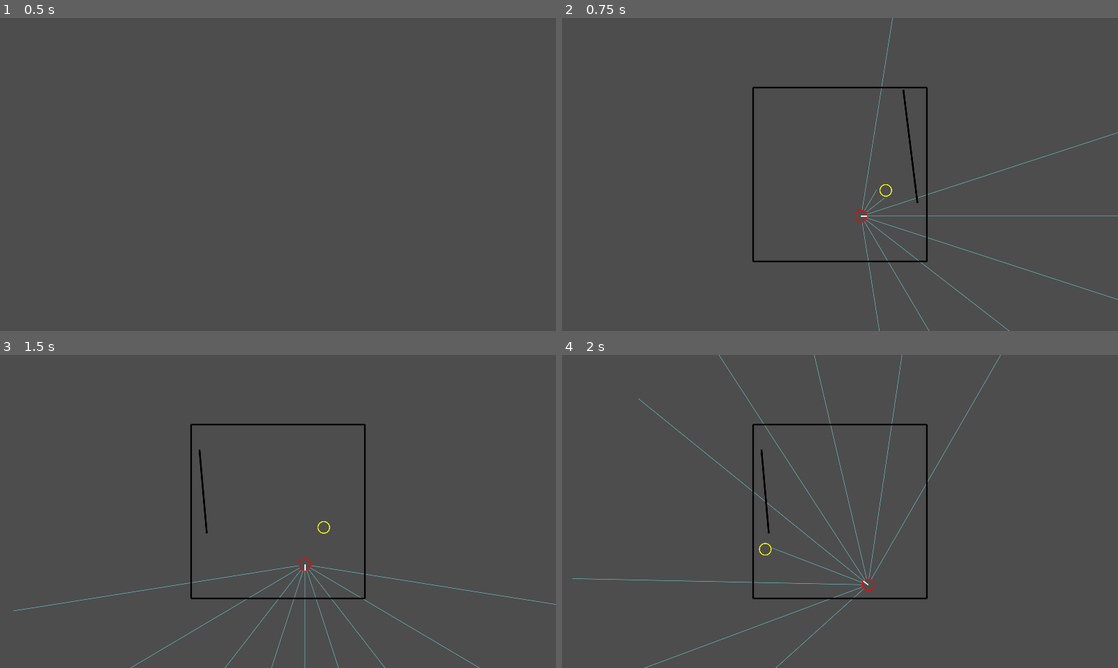
Above: before the commit, frames 1-4 (two rows, left to right).
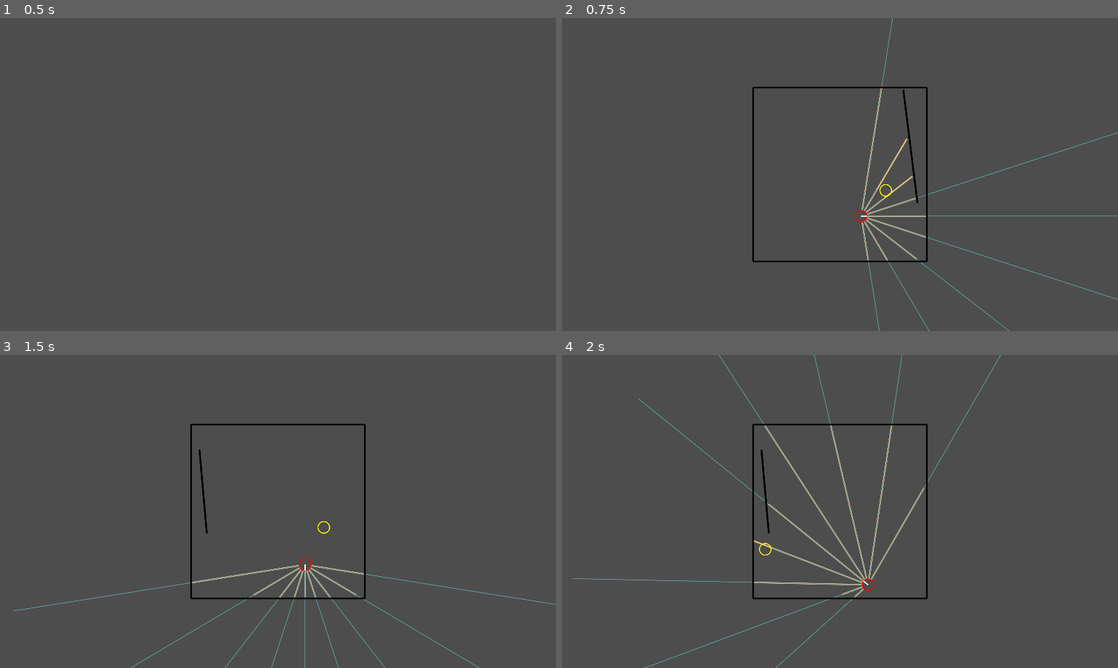
Above: after the commit, the same moments.

Repository: stokatyan/godot-ai
Game: Godot game, scene res://FindCoinGame/FCGEnv.tscn
Two runs of this game, one before a commit and one after it. Both use one fixed random seed, a clock stepped at 60 frames per second and the inputs below.
Inputs:
- Up to frame 1 (0.5 s): no input
- Up to frame 2 (0.75 s): tap Enter at 0.5 s; hold D from 0.53 s (still down); hold Enter from 0.53 s (still down)
- Up to frame 3 (1.5 s): tap Space at 1.25 s; release D at 1.28 s; release Enter at 1.28 s; hold S from 1.28 s (still down); tap N at 1.35 s
- Up to frame 4 (2 s): keep holding S

Frame 1 is identical in both runs. In frame 2, 0.5% of the frame differs, in the area x 53-66%, y 22-78%; in frame 3, 0.3%; in frame 4, 0.8%, in the area x 34-66%, y 22-78%.
Error in both runs: Cannot call method 'poll' on a null value. (res://AI/AIServerTCP.gd:40)

Commit message:
walls prevent target vision

Diff:
--- a/godot-ai-client/FindCoinGame/FCGEnv.gd
+++ b/godot-ai-client/FindCoinGame/FCGEnv.gd
@@ -82,11 +82,19 @@
 	var h = s._hero
 	for i in range(vision_angles.size()):
 		var a = vision_angles[i]
-		var depth = game_state[i + 1] # first item is rotation
+		var wall_depth = game_state[i + 1] # first item is rotation
+		var target_depth = game_state[i + 1 + vision_angles.size()] # first item is rotation
 		var direction = Vector2.from_angle(a)
 		draw_line(
 			h._position + direction * h._radius,
-			h._position + direction * depth * h.max_vision_distance + direction * h._radius,
+			h._position + direction * wall_depth * h.max_vision_distance + direction * h._radius,
+			Color.BURLYWOOD,
+			4,
+			true
+		)
+		draw_line(
+			h._position + direction * h._radius,
+			h._position + direction * target_depth * h.max_vision_distance + direction * h._radius,
 			Color.CADET_BLUE,
 			1,
 			true
--- a/godot-ai-client/FindCoinGame/FCGSimulation.gd
+++ b/godot-ai-client/FindCoinGame/FCGSimulation.gd
@@ -191,8 +191,15 @@
 		(_hero._rotation / PI) - 1.0
 	]
 	var angles = _hero.get_vision_angles()
+	var angle_to_wall_distance = {}
+	for a in angles:
+		var obs = _get_hero_layer_observation(a, _hero.max_vision_distance, _wall_layer)
+		state.append(obs)
+		angle_to_wall_distance[a] = obs
 	for a in angles:
 		var obs = _get_hero_layer_observation(a, _hero.max_vision_distance, _target_layer)
+		if obs > angle_to_wall_distance[a]:
+			obs = 1
 		state.append(obs)
 
 	return state
